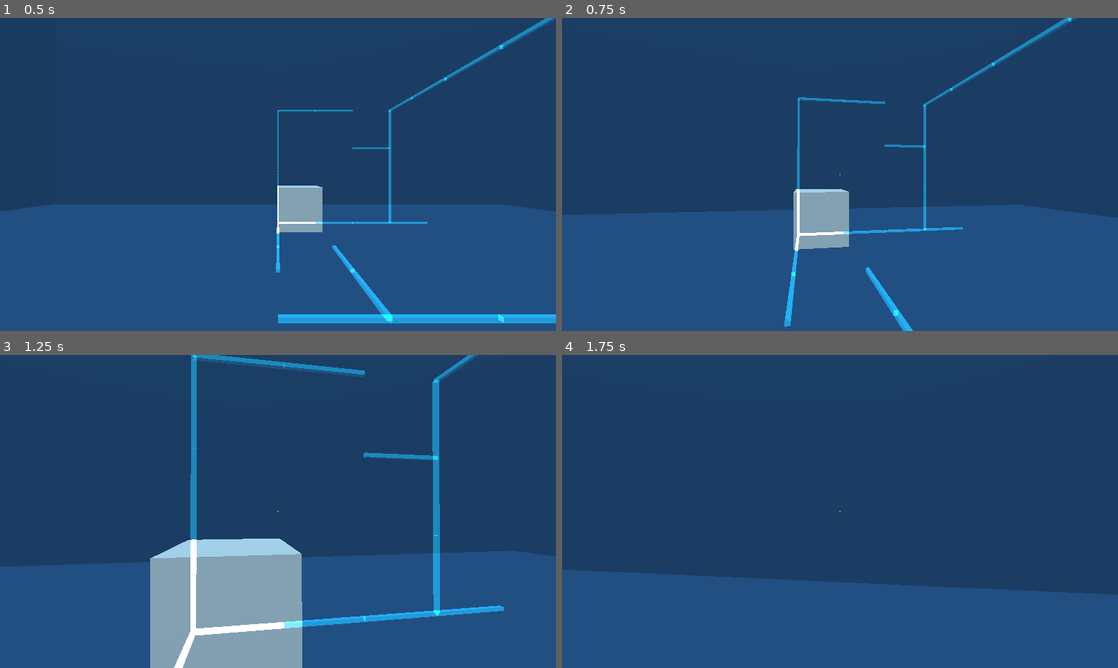
Above: before the commit, frames 1-4 (two rows, left to right).
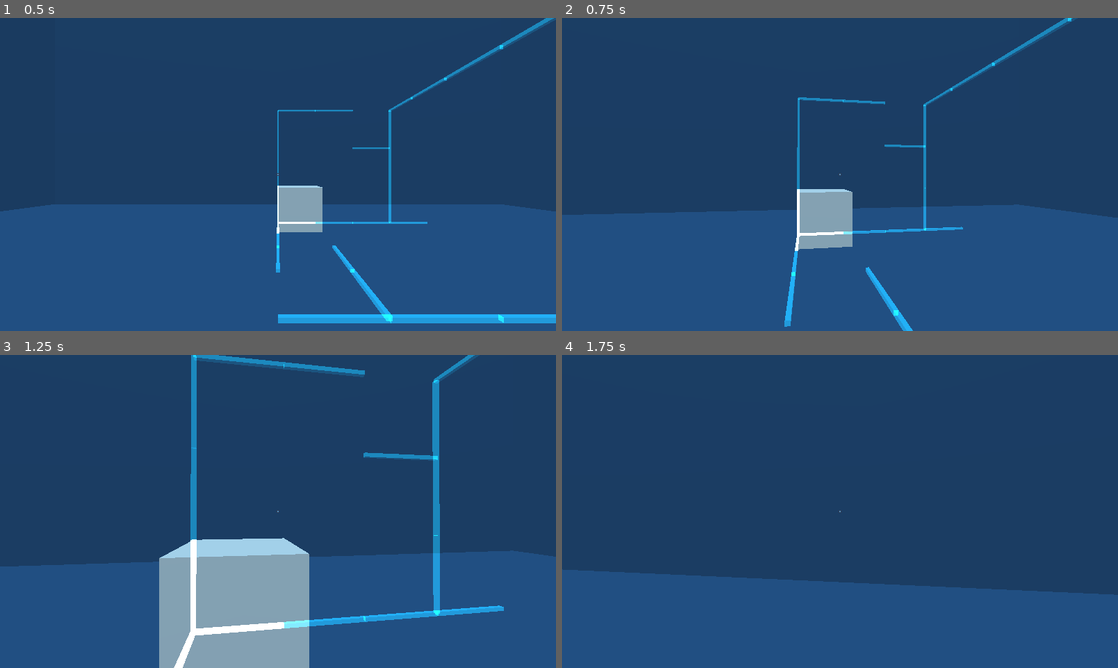
Above: after the commit, the same moments.

Repository: patrickgh3/rails
Game: Godot game, scene res://objects/World.tscn
Same seed, same stepped clock (60 frames per second), same inputs: the game is played once before the commit and once after it. The engine's default icon, where the game draws it, is replaced by a stand-in: a white triangle on a blue panel in a dark square.
Inputs (mouse positions are in pixels of both pictures, inside the frame that each line leads up to):
- Up to frame 1 (0.5 s): no input
- Up to frame 2 (0.75 s): tap Enter at 0.5 s; move the mouse to (867, 174) at 0.52 s; hold Up (ui_up) from 0.53 s (still down); hold 1 from 0.53 s (still down); click (867, 174) at 0.6 s
- Up to frame 3 (1.25 s): keep holding Up (ui_up); keep holding 1
- Up to frame 4 (1.75 s): keep holding Up (ui_up); move the mouse to (812, 511) at 1.27 s; release 1 at 1.28 s; tap 1 at 1.35 s; tap 2 at 1.55 s

Frame 1 is identical in both runs. In frame 2, 0.2% of the frame differs, in the area x 41-53%, y 54-74%; in frame 3, 1.2%, in the area x 27-56%, y 58-100%; in frame 4, nothing differs.

Commit message:
- Click on boxes now moves 'em

Diff:
--- a/rails/objects/Box.gd
+++ b/rails/objects/Box.gd
@@ -9,6 +9,8 @@
 var bumping = false
 var bump_t = 0
 var bump_dir = Vector3()
+var grab_velocity : Vector3
+var box_speed = .5
 
 func _ready():
 	# Bottom
@@ -34,19 +36,9 @@
 func _process(delta):
 	# Test start moving
 	var was_still = velocity.x == 0 and velocity.y == 0 and velocity.z == 0
-	if velocity.x == 0 and velocity.y == 0 and velocity.z == 0:
-		if Input.is_key_pressed(KEY_1):
-			velocity.x = -0.5
-		if Input.is_key_pressed(KEY_2):
-			velocity.x = 0.5
-		if Input.is_key_pressed(KEY_3):
-			velocity.y = -0.5
-		if Input.is_key_pressed(KEY_4):
-			velocity.y = 0.5
-		if Input.is_key_pressed(KEY_5):
-			velocity.z = -0.5
-		if Input.is_key_pressed(KEY_6):
-			velocity.z = 0.5
+	if grab_velocity != Vector3.ZERO and velocity == Vector3.ZERO:
+		velocity = grab_velocity
+		grab_velocity = Vector3.ZERO
 
 	# Move
 
@@ -168,16 +160,23 @@
 	return 1 - (1 - x) * (1 - x)
 
 
-func was_pulled (pull_dir):
-	print (name, " was pulled in direction ", pull_dir)
-	var x = pull_dir.dot(global_transform.basis.x)
-	var y = pull_dir.dot(global_transform.basis.y)
-	var z = pull_dir.dot(global_transform.basis.z)
+func was_pulled (normal):
+	# don't want to interrupt a moving box!
+	if velocity == Vector3.ZERO: return
 
-#	if abs(x) > abs(y):
-#		if abs(x) > abs(z):
-#			# move along x
-#		elif abs(z) > abs(y):
-#			# move along z
-#		else:
-#
+	if world.vectors_equal (normal, global_transform.basis.x):
+		grab_velocity = Vector3.RIGHT
+	elif world.vectors_equal (normal, -global_transform.basis.x):
+		grab_velocity = Vector3.LEFT
+	elif world.vectors_equal (normal, global_transform.basis.y):
+		grab_velocity = Vector3.UP
+	elif world.vectors_equal (normal, -global_transform.basis.y):
+		grab_velocity = Vector3.DOWN
+	elif world.vectors_equal (normal, global_transform.basis.z):
+		grab_velocity = Vector3.BACK
+	elif world.vectors_equal (normal, -global_transform.basis.z):
+		grab_velocity = Vector3.FORWARD
+	else:
+		print ("BADDDDDDDDD")
+	print ("normal ", normal)
+	grab_velocity *= box_speed
--- a/rails/objects/Player.gd
+++ b/rails/objects/Player.gd
@@ -44,8 +44,8 @@
 	if Input.is_action_just_pressed("left_click"):
 		shoot_ray ()
 
+
 func _input(event):
-
 	if event is InputEventKey :
 		if event.scancode == KEY_M and event.is_pressed():
 			toggle_cursor ()
@@ -82,11 +82,4 @@
 	if result:
 		var box_hit : Box = result.collider.get_node ("..")
 		if box_hit != null:
-			box_hit.was_pulled (to - from)
-		else:
-			print ("no box?")
-
-
-
-	else:
-		print ("no hit")
+			box_hit.was_pulled (result.normal)
--- a/rails/objects/World.gd
+++ b/rails/objects/World.gd
@@ -7,3 +7,7 @@
 	for node in self.get_children():
 		if "Rail" in node.name:
 			rails.append(node)
+
+
+func vectors_equal (a, b, margin = .1):
+	return abs(a.x - b.x) < margin and abs(a.y - b.y) < margin and abs(a.z - b.z) < margin
